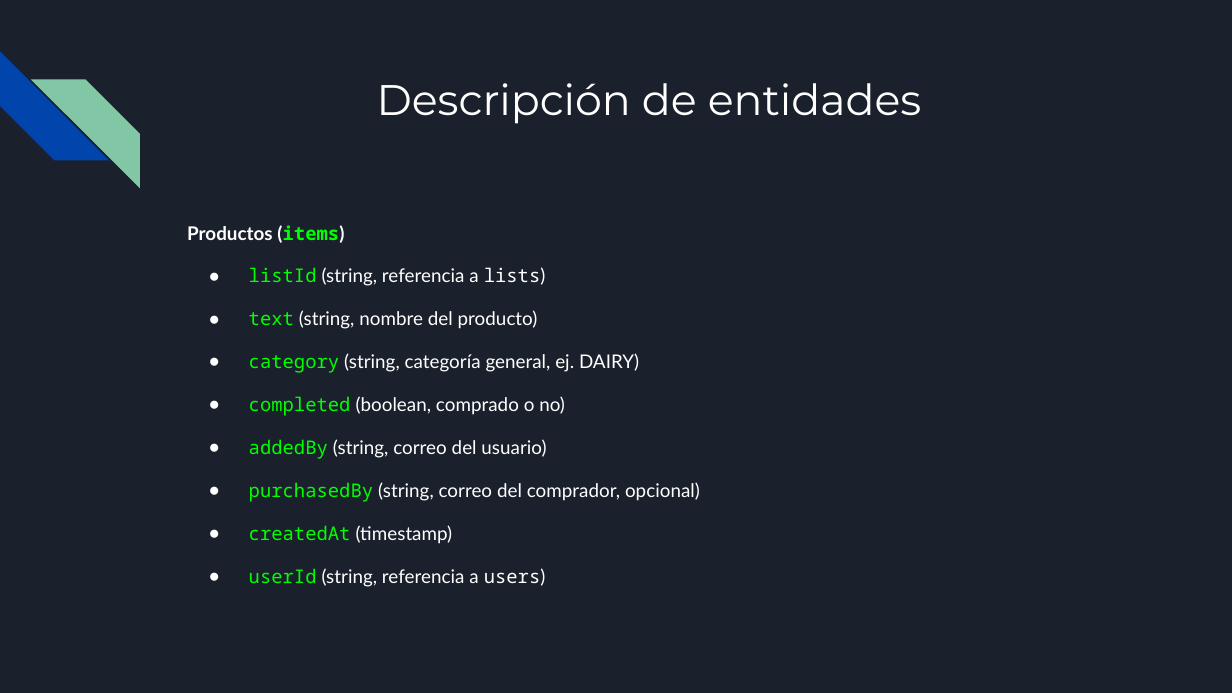
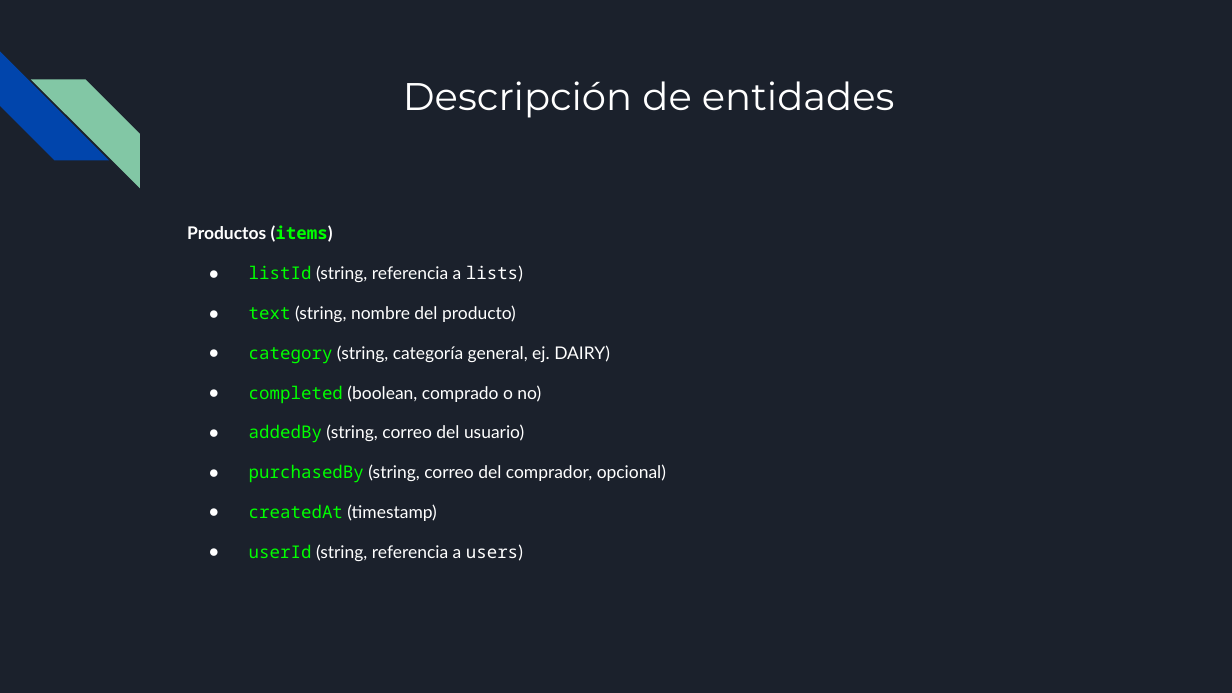
Before and after one commit to Antoniocorser/TFG-Antonio-Cordero, a slide deck: slide 40 of BuyNote.pptx. Drawn at 1232x693 pixels with LibreOffice and Linux fonts; fonts in the diff are those of the drawing. Boxes give left, top, right and bottom in pixels: in the first picture for what was removed or moved away, otherwise in the second. Text is boxed around its words. In the diff, an @@ line names an element or a change of style, - is before the commit and + after.

```diff
--- a/BuyNote.pptx
+++ b/BuyNote.pptx
@@ title "Descripción de entidades" at [403,81,895,118]: size 25 to 22.5 pt @@
@@ text "Productos (items)" at [187,225,666,561]: size 11 to 10.2 pt @@
```
Also in this commit, not shown: 30 other slides changed, 3 slides added, 3 slides removed, 4 other files.
